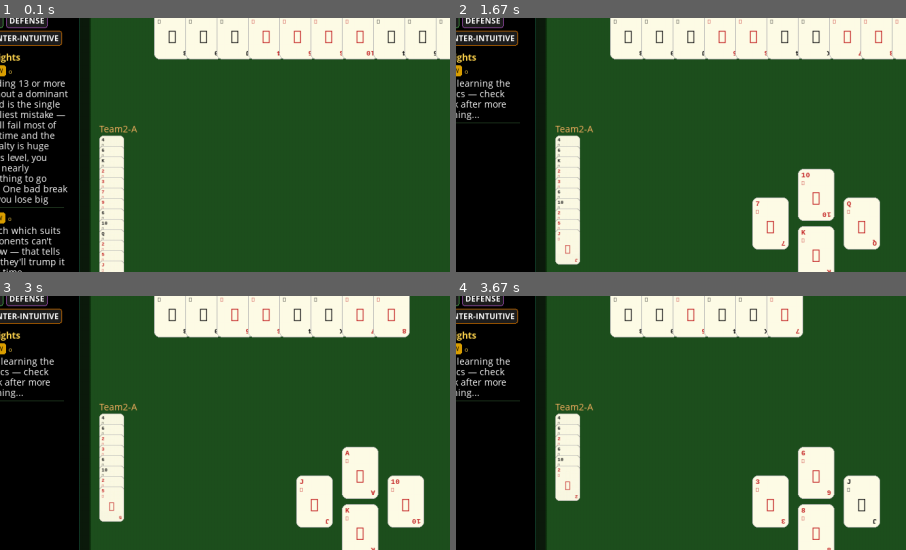
Above: before the commit, frames 1-4 (two rows, left to right).
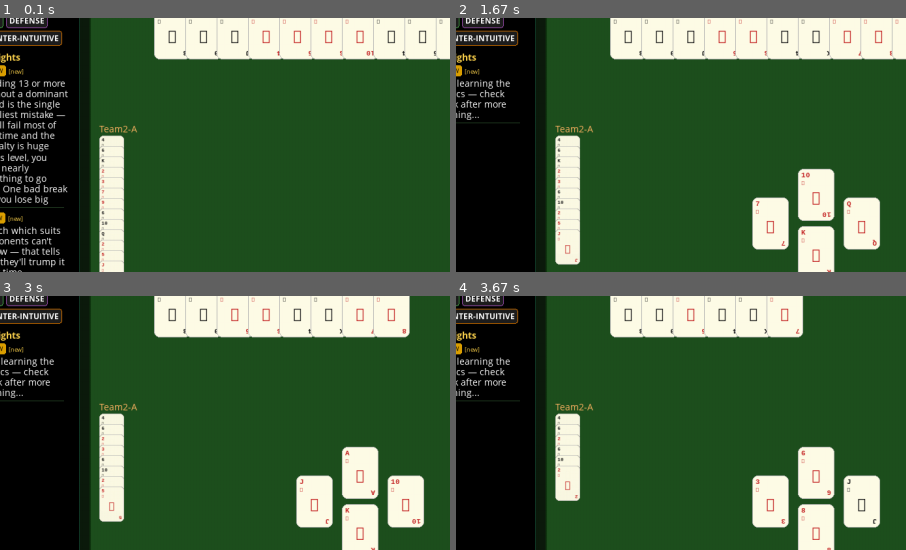
Above: after the commit, the same moments.

Repository: aamagzoub/engineering-intelligence
Game: pygame game, started from gui_wist_discovery/main.py
The game is run twice, just before and just after one commit, with the same random seed, the same clock (stepped at 60 frames per second) and the same inputs.
Inputs (mouse positions are % of the whole screen's width and height, from its top left):
- Up to frame 1 (0.1 s): no input
- Up to frame 2 (1.67 s): click (46, 55) at 0.38 s; click (26, 51) at 0.72 s; click "RESET Brain" at 1.05 s; click (87, 86) at 1.38 s
- Up to frame 3 (3 s): click "BIDDING" at 1.72 s; click (88, 89) at 2.55 s; click (36, 29) at 2.88 s
- Up to frame 4 (3.67 s): tap Space at 3.17, 3.5 s
The pictures show only the part of the screen within x 7-57%, y 12-62%; the shares and areas given below are measured in that part.

The runs differ from the first frame. In frame 1, less than 0.1% of the frame differs, in the area x 1-6%, y 20-81%; in frame 2, less than 0.1%; in frame 3, less than 0.1%; in frame 4, less than 0.1%.

Commit message:
fix: confidence labels, trick ranges, auto-recategorize counter-intuitive

Diff:
--- a/gui_wist_discovery/insights.py
+++ b/gui_wist_discovery/insights.py
@@ -104,6 +104,13 @@
 
     # Deduplicate within the new batch only.
     raw = _deduplicate(raw)
+
+    # Auto-recategorize: any insight starting with "Surprising" or "Counter-intuitive"
+    # gets moved to "counter-intuitive" category regardless of original generator.
+    for ins in raw:
+        text = ins.get("text", "")
+        if text.startswith("Surprising") or text.startswith("Counter-intuitive"):
+            ins["category"] = "counter-intuitive"
 
     # ACCUMULATION: merge new insights into the accumulated history.
     for ins in raw:
@@ -780,7 +787,7 @@
 
         if early_avg < 0 and late_avg > 0.4 and "late_power" not in seen_categories:
             insights.append(make_insight(
-                "Save one strong card for the very end — in the final tricks, most opponents are out of options and can't stop you",
+                "Save one strong card for the very end — in tricks 12-13, most opponents are out of options and can't stop you",
                 "timing", "intermediate", "emerging", episodes,
                 condition="You're deciding whether to play your last strong card now or later",
                 why="In the endgame, fewer cards remain, so your strong card faces less competition"
@@ -835,7 +842,7 @@
         low_avg = tier_avg.get("L", tier_avg.get("X", None))
         high_avg = tier_avg.get("A", tier_avg.get("K", None))
         if low_avg is not None and high_avg is not None and low_avg > high_avg + 0.2:  # Lowered from 0.5
-            phase_name = {"1": "early", "2": "early-mid", "3": "middle", "4": "late-mid", "5": "final"}.get(phase, "")
+            phase_name = {"1": "tricks 1-3", "2": "tricks 4-5", "3": "tricks 6-9", "4": "tricks 10-11", "5": "tricks 12-13"}.get(phase, "")
             pos_name = {"0": "leading", "1": "second", "2": "third", "3": "last"}.get(pos, "")
             if phase_name and pos_name:
                 insights.append(make_insight(
@@ -850,7 +857,7 @@
         mid_avg = tier_avg.get("M", tier_avg.get("J", None))
         ace_avg = tier_avg.get("A", None)
         if mid_avg is not None and ace_avg is not None and mid_avg > ace_avg + 0.2:  # Lowered from 0.4
-            phase_name = {"1": "early", "2": "early-mid", "3": "middle", "4": "late-mid", "5": "final"}.get(phase, "")
+            phase_name = {"1": "tricks 1-3", "2": "tricks 4-5", "3": "tricks 6-9", "4": "tricks 10-11", "5": "tricks 12-13"}.get(phase, "")
             if phase_name:
                 insights.append(make_insight(
                     f"Counter-intuitive: in the {phase_name} phase, middle cards (9s, 10s, Jacks) outperform Aces — Aces attract trump from void opponents, but mid cards fly under the radar",
@@ -1209,7 +1216,7 @@
             combo_q[(pos, phase)][act_type].append(q)
 
     pos_names = {"0": "you're leading", "1": "you play second", "2": "you play third", "3": "you play last"}
-    phase_names = {"1": "the first few tricks", "2": "the early-mid game", "3": "the middle game", "4": "the late-mid game", "5": "the final tricks"}
+    phase_names = {"1": "tricks 1-3", "2": "tricks 4-5", "3": "tricks 6-9", "4": "tricks 10-11", "5": "tricks 12-13"}
 
     for (pos, phase), act_qs in combo_q.items():
         pos_name = pos_names.get(pos, "")
@@ -1441,7 +1448,7 @@
         td = state[6]  # W/A/T/B
 
         pos_names = {"0": "leading", "1": "playing second", "2": "playing third", "3": "playing last"}
-        phase_names = {"1": "first few tricks", "2": "early-mid game", "3": "middle game", "4": "late-mid game", "5": "final tricks"}
+        phase_names = {"1": "tricks 1-3", "2": "tricks 4-5", "3": "tricks 6-9", "4": "tricks 10-11", "5": "tricks 12-13"}
 
         result = {
             "pos": pos,
--- a/gui_wist_discovery/renderer.py
+++ b/gui_wist_discovery/renderer.py
@@ -332,9 +332,9 @@
         "counter-intuitive": (220, 120, 0),
     }
     _CONF_LABELS = {
-        "emerging": "o",
-        "proven": "*",
-        "mastered": "**",
+        "emerging": "[new]",
+        "proven": "[solid]",
+        "mastered": "[proven]",
     }
 
     def _render_insights_panel(self, panel_w, state):
